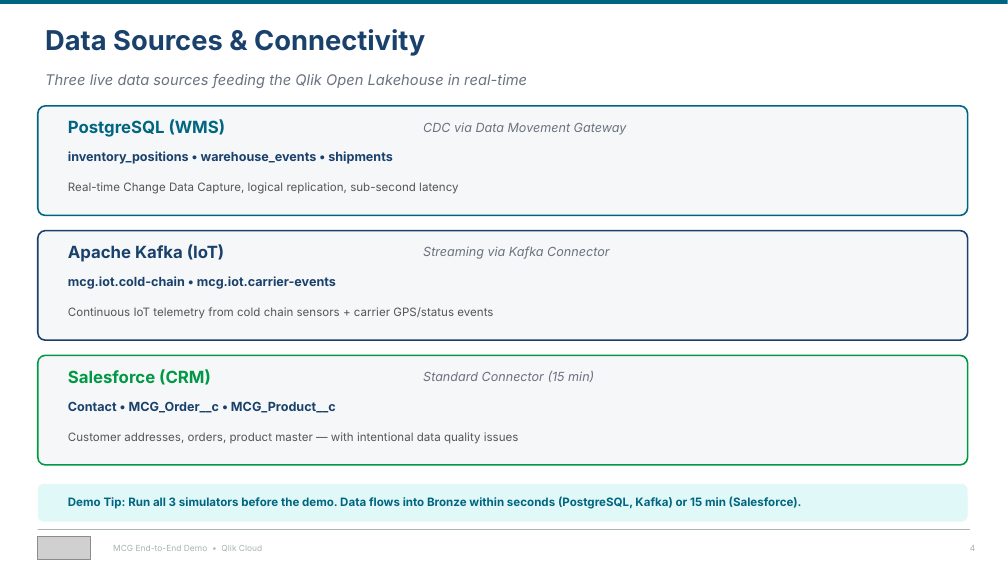
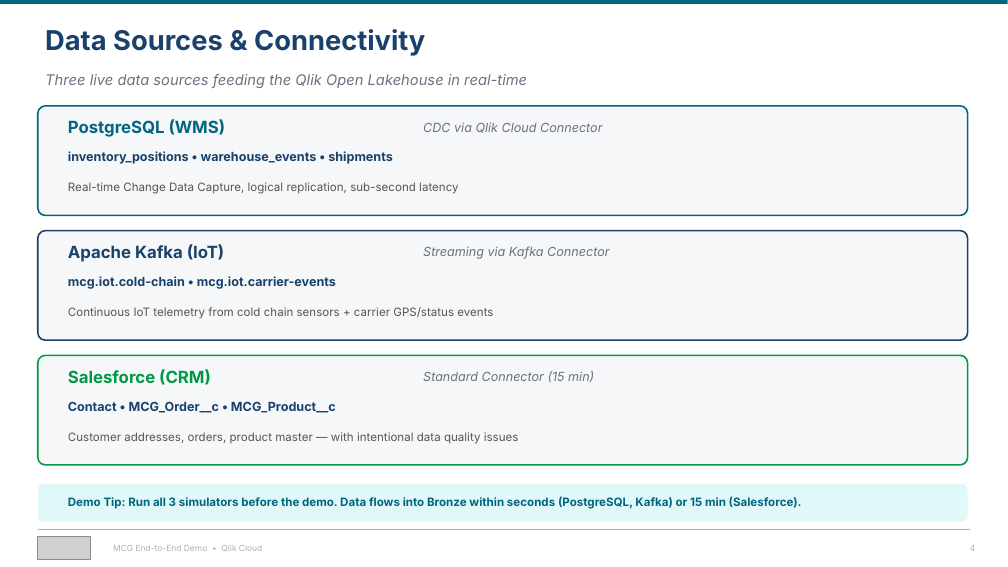
Before and after one commit to robertschoenfeldqlik/meridan_retail_group_qlik_demo_assets, a slide deck: slide 4 of MCG_Demo_Overview_Four_Stories.pptx. Drawn at 1008x567 pixels with LibreOffice and Linux fonts; fonts in the diff are those of the drawing; grey boxes stand for pictures. Boxes give left, top, right and bottom in pixels: in the first picture for what was removed or moved away, otherwise in the second. Text is boxed around its words. In the diff, an @@ line names an element or a change of style, - is before the commit and + after.

```diff
--- a/MCG_Demo_Overview_Four_Stories.pptx
+++ b/MCG_Demo_Overview_Four_Stories.pptx
@@ text at (423,122,602,133): text changed @@
-CDC via Data Movement Gateway
+CDC via Qlik Cloud Connector
```
Also in this commit, not shown: 2 other slides changed, 2 other files.
